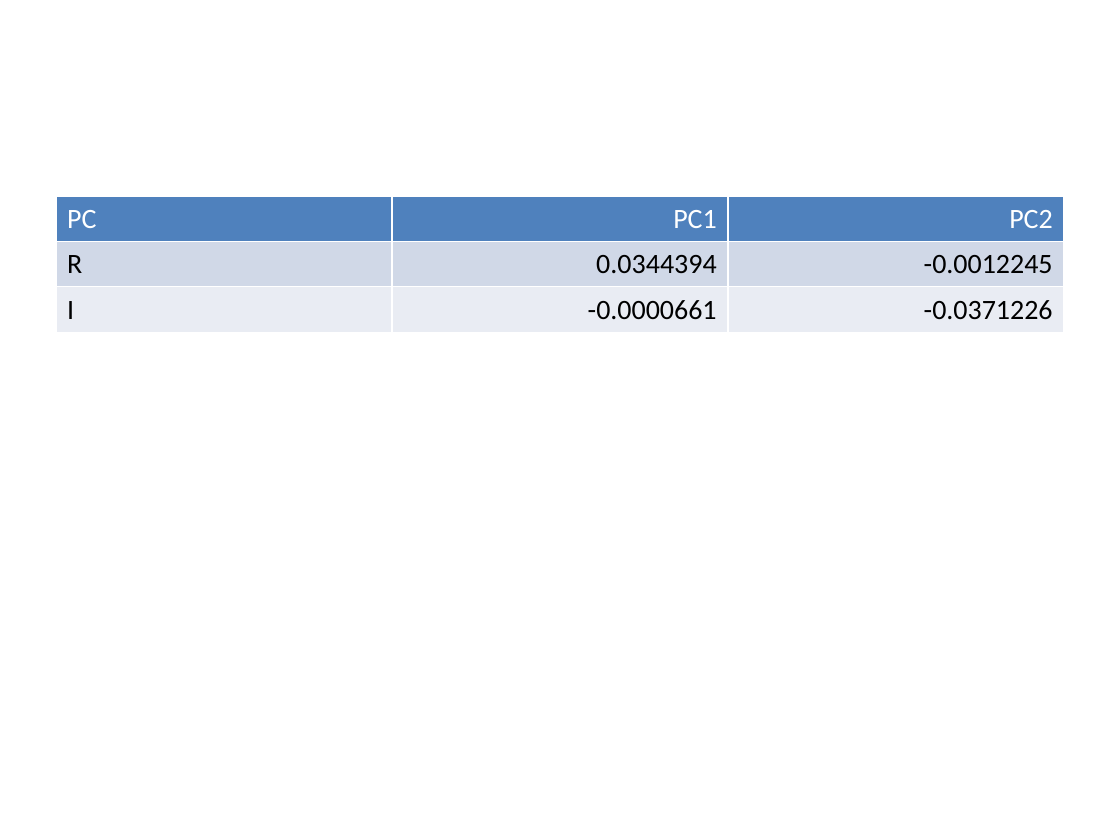
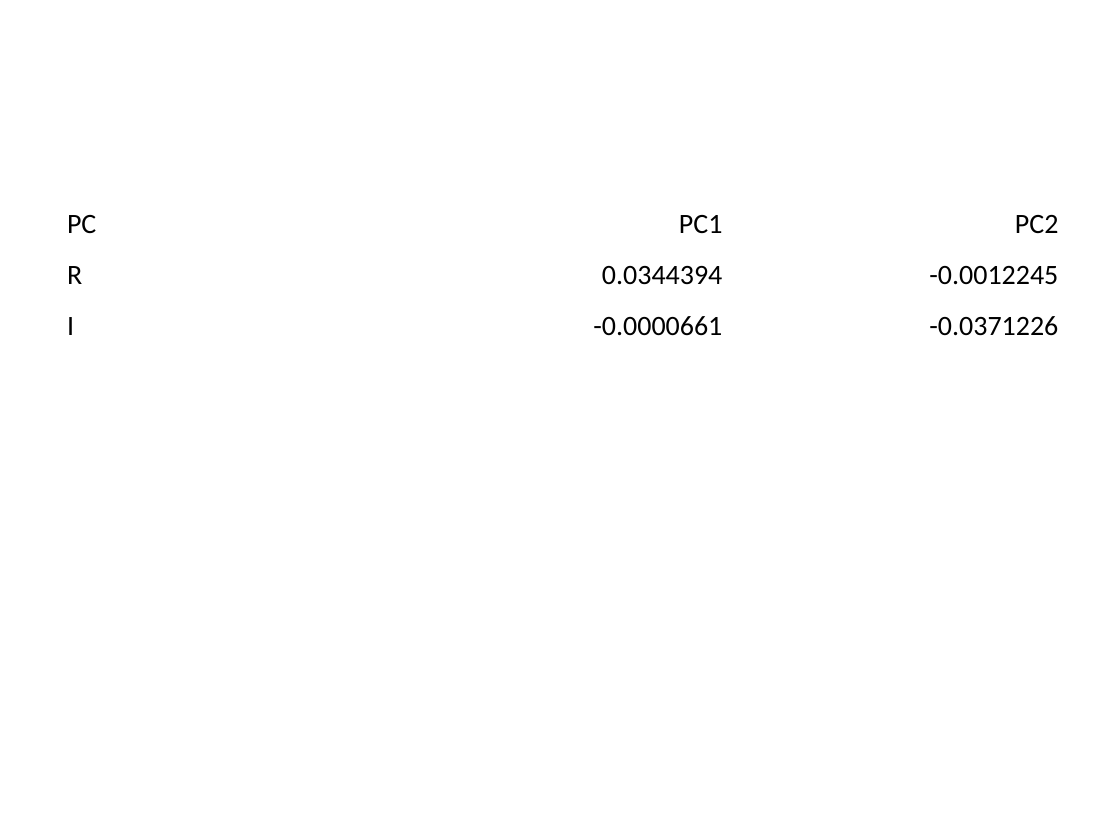
Before and after one commit to eliocamp/onda3, a slide deck: slide 16 of 04-figuras.pptx. Drawn at 1120x840 pixels with LibreOffice and Linux fonts; fonts in the diff are those of the drawing. Boxes give left, top, right and bottom in pixels: in the first picture for what was removed or moved away, otherwise in the second. Text is boxed around its words. In the diff, an @@ line names an element or a change of style, - is before the commit and + after.

```diff
--- a/04-figuras.pptx
+++ b/04-figuras.pptx
@@ table at bbox=[56, 196, 1064, 340] @@
@@ fill #4F81BD to none in row 1 @@
@@ fill #D0D8E8 to none in row 2 @@
@@ fill #E9EDF4 to none in row 3 @@
@@ text colour #FFFFFF to #000000 in "PC", "PC1", "PC2" @@
@@ borders changed @@
```
Also in this commit, not shown: 7 other slides changed, 4 other files.
